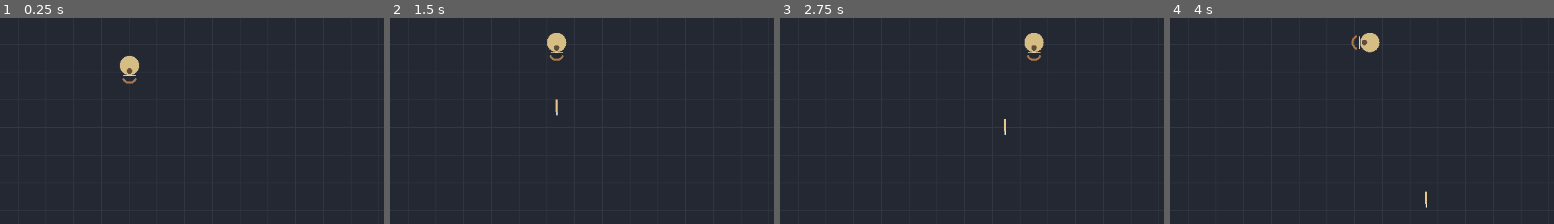
Above: before the commit, frames 1-4 (left to right).
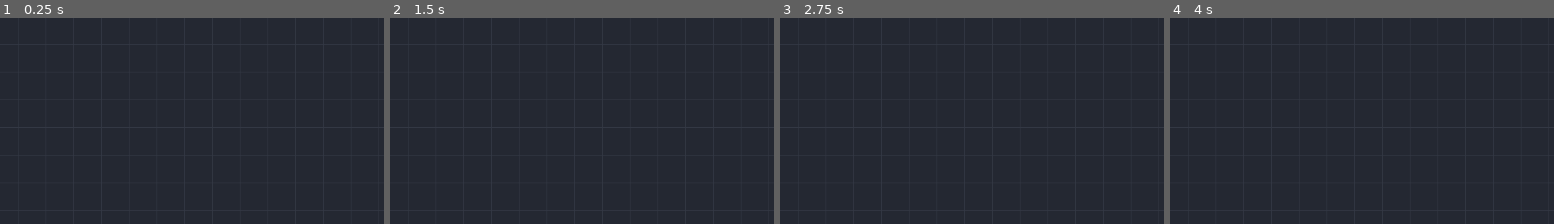
Above: after the commit, the same moments.

Repository: Jonty303/Project-Gauntlands
Game: Godot game, scene res://scenes/main.tscn
The game is run twice, just before and just after one commit, with the same random seed, the same clock (stepped at 60 frames per second) and the same inputs.
Inputs (mouse positions are % of the whole screen's width and height, from its top left):
- Up to frame 1 (0.25 s): no input
- Up to frame 2 (1.5 s): tap Enter at 0.5 s; drag from (7, 87) to (61, 25) at 0.52 s; drag from (94, 88) to (45, 71) at 1.27 s
- Up to frame 3 (2.75 s): move the mouse to (61, 25) at 2.02 s; hold D (move_right) from 2.03 s (still down); hold Space (attack) from 2.03 s (still down)
- Up to frame 4 (4 s): release D (move_right) at 2.75 s; release Space (attack) at 2.75 s; drag from (45, 71) to (19, 32) at 2.77 s; tap Space (attack) at 3.5 s; move the mouse to (81, 65) at 3.52 s; hold A (move_left) from 3.53 s (still down); hold Space (attack) from 3.53 s (still down)
The pictures show only the part of the screen within x 33-83%, y 37-87%; the shares and areas given below are measured in that part.

The runs differ from the first frame. In frame 1, 0.5% of the frame differs, in the area x 31-37%, y 18-33%; in frame 2, 0.5%, in the area x 40-47%, y 7-48%; in frame 3, 0.5%; in frame 4, 0.5%.
Error after the commit: Parse Error: Cannot infer the type of "step" variable because the value doesn't have a set type. (res://scripts/player.gd:107)

Commit message:
Add procedural archer locomotion and bow animation

Diff:
--- a/scripts/player.gd
+++ b/scripts/player.gd
@@ -13,6 +13,10 @@
 var attacking: bool = false
 var target: Node2D = null
 var fire_cooldown: float = 0.0
+var gait_phase: float = 0.0
+var visual_facing: Vector2 = Vector2.DOWN
+var shot_recoil: float = 0.0
+var bow_draw: float = 0.0
 
 func set_touch_direction(direction: Vector2) -> void:
     touch_direction = direction
@@ -51,6 +55,7 @@
         facing_direction = direction.normalized()
 
     move_and_slide()
+    _update_animation(delta)
     queue_redraw()
 
 func _find_target(aim_direction: Vector2) -> Node2D:
@@ -74,14 +79,53 @@
     get_parent().add_child(arrow)
     arrow.global_position = global_position + facing_direction * 21.0
     arrow.direction = facing_direction
+    shot_recoil = 1.0
+    bow_draw = 0.0
+
+func _update_animation(delta: float) -> void:
+    # Keep gameplay responsive while easing the visual pose.
+    visual_facing = Vector2.RIGHT.rotated(rotate_toward(visual_facing.angle(), facing_direction.angle(), 10.0 * delta))
+    if velocity.length_squared() > 16.0:
+        gait_phase += delta * (9.0 + velocity.length() / 55.0)
+    bow_draw = move_toward(bow_draw, 1.0 if attacking else 0.0, delta * 5.0)
+    shot_recoil = move_toward(shot_recoil, 0.0, delta * 5.0)
 
 func _draw() -> void:
-    draw_circle(Vector2.ZERO, 14.0, Color("#d6bd83"))
-    draw_circle(facing_direction * 8.0, 4.0, Color("#614d39"))
-    var sideways := Vector2(-facing_direction.y, facing_direction.x)
-    var bow_center := facing_direction * 15.0
-    draw_arc(bow_center, 10.0, facing_direction.angle() - 1.2, facing_direction.angle() + 1.2, 12, Color("#ae7844"), 3.0)
-    draw_line(bow_center + sideways * 9.0, bow_center - sideways * 9.0, Color("#e5d4ac"), 1.0)
+    var forward := visual_facing.normalized()
+    var side := Vector2(-forward.y, forward.x)
+    var speed_ratio := clampf(velocity.length() / move_speed, 0.0, 1.0)
+    var forward_motion := 0.0
+    var side_motion := 0.0
+    if speed_ratio > 0.05:
+        forward_motion = velocity.normalized().dot(forward)
+        side_motion = velocity.normalized().dot(side)
+    var step_wave := sin(gait_phase) * speed_ratio
+    var bounce := absf(sin(gait_phase)) * speed_ratio * 1.4
+
+    # Independent leg stepping: forward, backpedal, or strafe.
+    for foot_side in [-1.0, 1.0]:
+        var step := step_wave * foot_side
+        var foot_position := side * (foot_side * 6.5 + side_motion * step * 3.5)
+        foot_position += forward * (-7.0 + forward_motion * step * 5.0 - bounce * 0.5)
+        draw_circle(foot_position, 4.5, Color("#403a32"))
+        draw_line(foot_position, foot_position + forward * 5.0, Color("#665444"), 3.0)
+
+    var torso_center := forward * (1.5 - shot_recoil * 2.5 - bounce)
+    draw_circle(torso_center, 11.0, Color("#64745a"))
+    draw_line(torso_center - side * 7.0, torso_center + side * 7.0, Color("#394b3c"), 3.0)
+    draw_circle(torso_center + forward * 5.0, 6.5, Color("#d6bd83"))
+    draw_circle(torso_center + forward * 9.0, 2.2, Color("#614d39"))
+
+    var bow_center := torso_center + forward * (15.0 - shot_recoil * 4.0) + side * 3.0
+    var bow_start := bow_center - side * 10.0
+    var bow_end := bow_center + side * 10.0
+    draw_arc(bow_center, 10.0, forward.angle() - 1.2, forward.angle() + 1.2, 12, Color("#ae7844"), 3.0)
+    var string_pull := bow_center - forward * (bow_draw * 7.0)
+    draw_line(bow_start, string_pull, Color("#e5d4ac"), 1.3)
+    draw_line(string_pull, bow_end, Color("#e5d4ac"), 1.3)
+    if attacking:
+        draw_line(string_pull, bow_center + forward * 10.0, Color("#e6c786"), 2.0)
+
     if attacking and is_instance_valid(target):
         var local_target := to_local(target.global_position)
         draw_arc(local_target, 23.0, 0.0, TAU, 32, Color("#efcc75"), 2.0)
